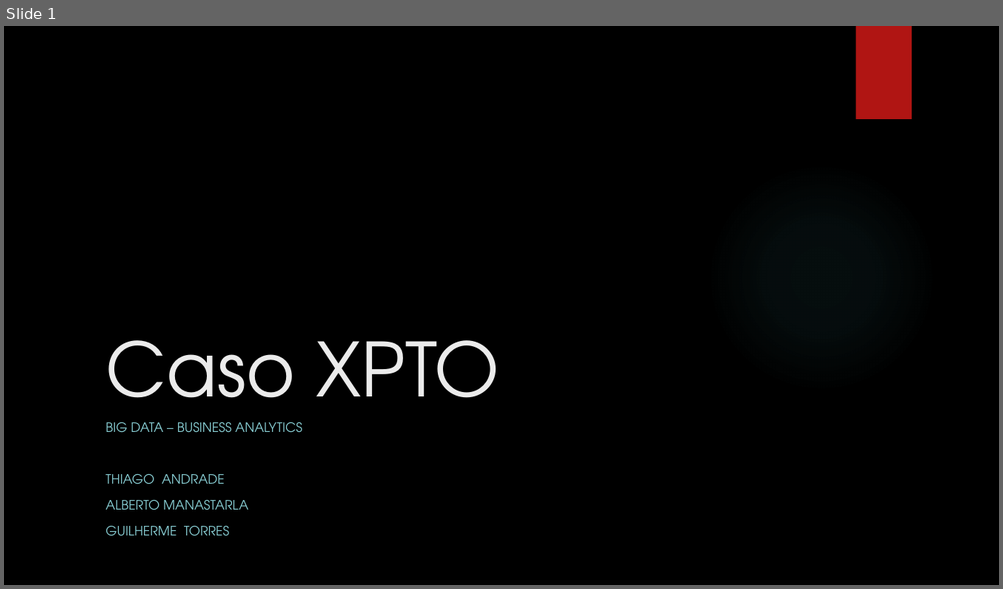
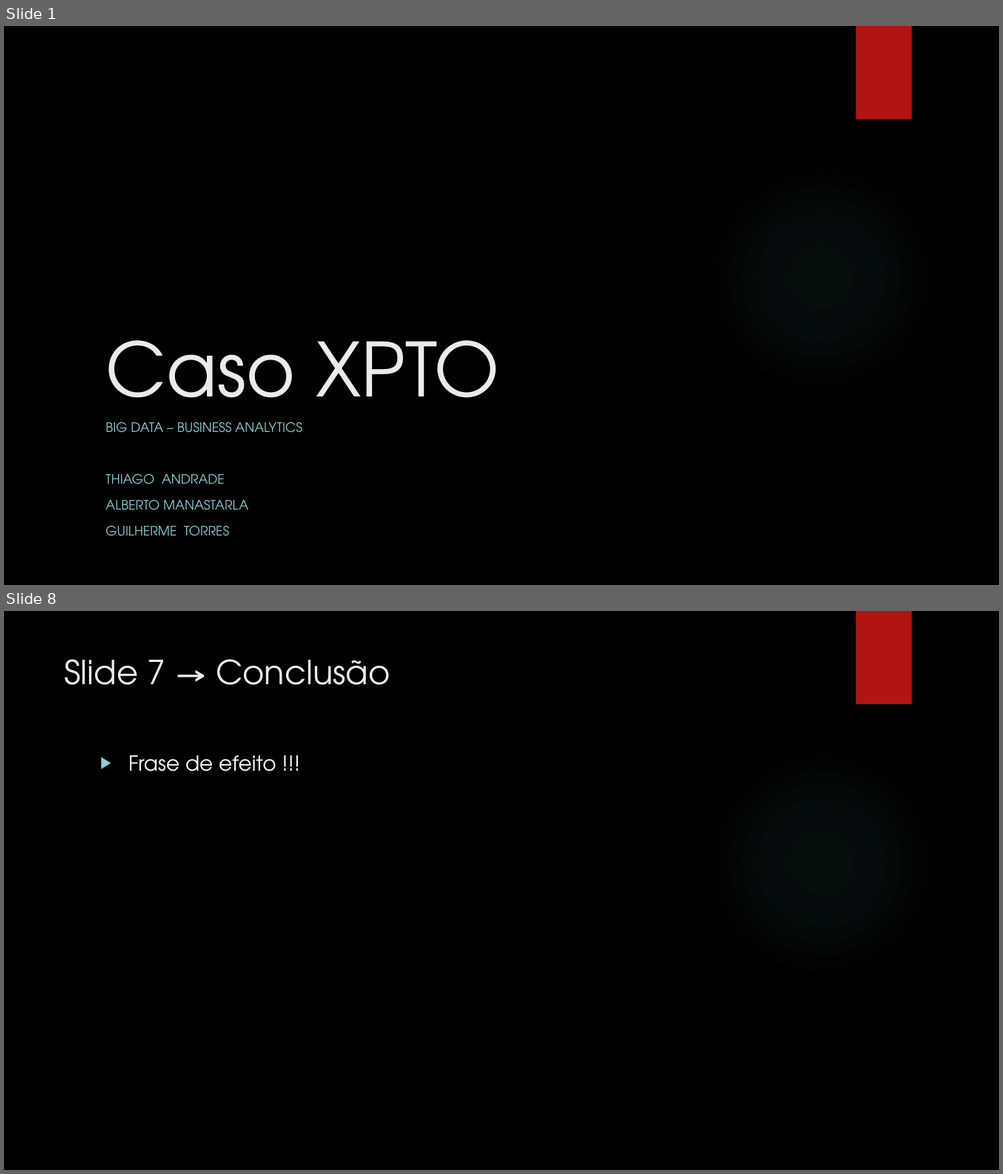
Before and after one commit to FIAP-14BDT/Business_Analytics_Tabs, a slide deck: 14BDT_Business_Analytics.pptx. Shown one above the other, each under a label of ours: slide 1 before the commit, slides 1 and 8 after it; the slides between them are not shown. The pictures are 1003x589 and 1003x1174 pixels, drawn with LibreOffice and Linux fonts; fonts in the diff are those of the drawing; background and template pictures are left out. Boxes give left, top, right and bottom in pixels: in the first picture for what was removed or moved away, otherwise in the second. Text is boxed around its words. In the diff, an @@ line names an element or a change of style, - is before the commit and + after.

```diff
--- a/14BDT_Business_Analytics.pptx
+++ b/14BDT_Business_Analytics.pptx
@@ slide 8 added at <box>4,611,999,1170</box>, background picture (left out); not listed: 2 template elements that a slide beside it also shows @@
@@ title added at <box>64,659,390,685</box>, 32 pt, text #EBEBEB @@
+Slide 7 → Conclusão
@@ text added at <box>128,755,276,772</box>, 20 pt, text #FFFFFF @@
+▶ Frase de efeito !!!
```
Also in this commit, not shown: 6 other slides added, 3 slides removed.
